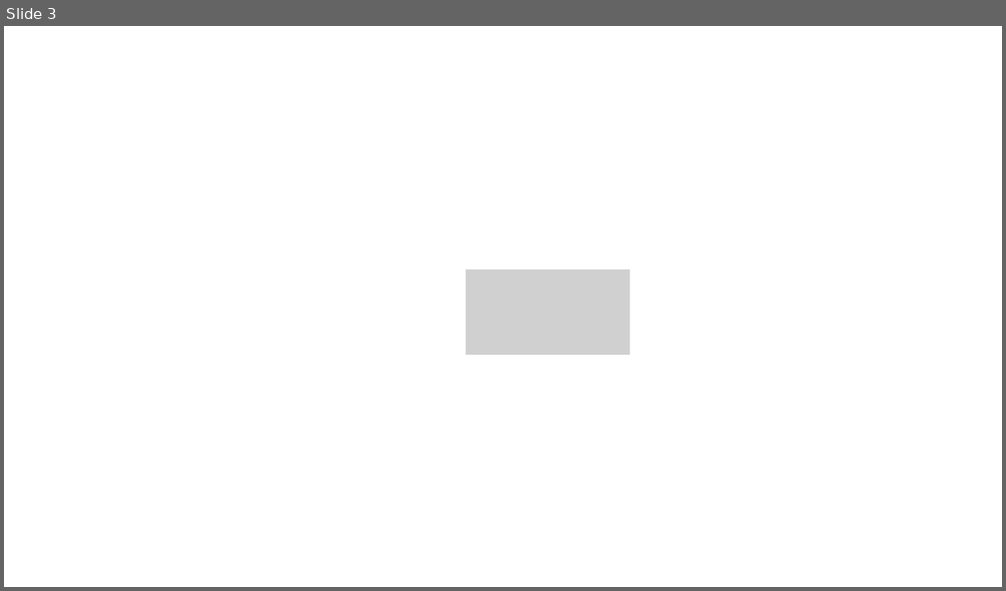
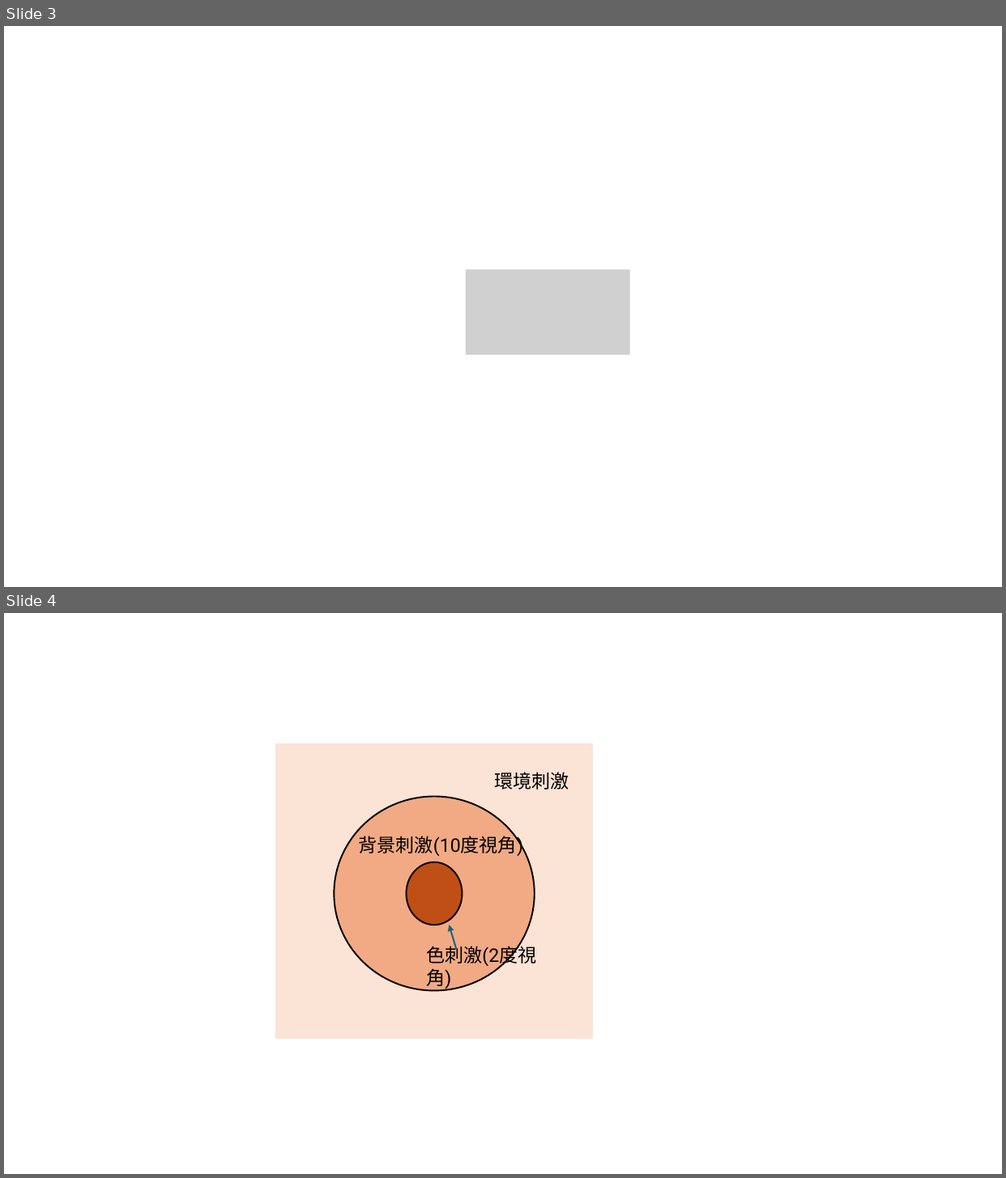
Before and after one commit to carina419/NTUST, a slide deck: 人工智慧與商業應用ppt製圖.pptx. Shown one above the other, each under a label of ours: slide 3 before the commit, slides 3 and 4 after it. The pictures are 1006x591 and 1006x1178 pixels, drawn with LibreOffice and Linux fonts; fonts in the diff are those of the drawing; grey boxes stand for pictures. Boxes give left, top, right and bottom in pixels: in the first picture for what was removed or moved away, otherwise in the second. Text is boxed around its words. In the diff, an @@ line names an element or a change of style, - is before the commit and + after.

```diff
--- a/人工智慧與商業應用ppt製圖.pptx
+++ b/人工智慧與商業應用ppt製圖.pptx
@@ slide 4 added at [4,613,1002,1174], background #FFFFFF @@
@@ group added at [275,743,594,1041]: 3 texts, 2 ellipses, 1 rectangle, 1 arrow @@
+環境刺激
+色刺激(2度視角)
+背景刺激(10度視角)
```
Also in this commit, not shown: 3 other files.
